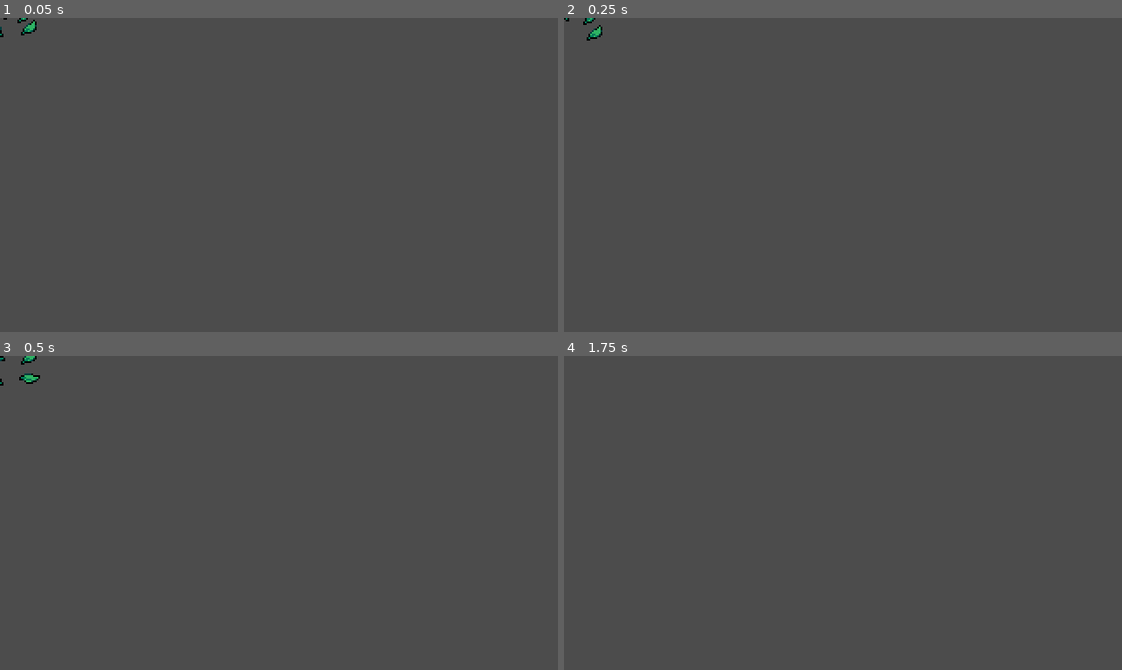
Above: before the commit, frames 1-4 (two rows, left to right).
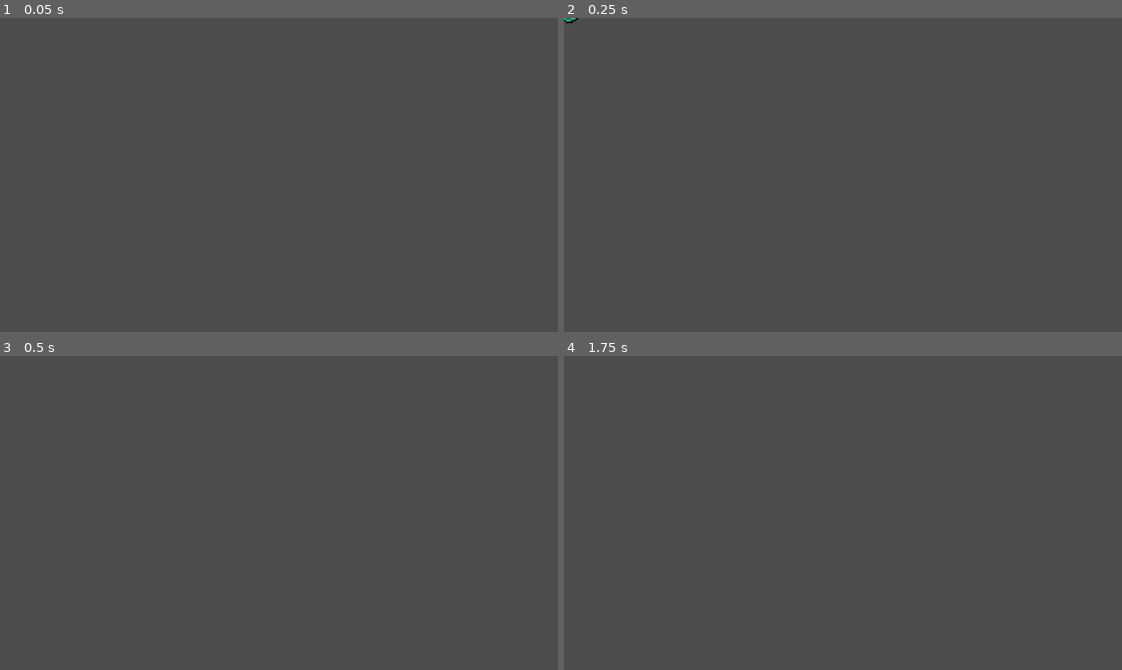
Above: after the commit, the same moments.

Repository: Toscan0/Godot-Misc
Game: Godot game, scene res://Effects/GrassEffect.tscn
The game is run twice, just before and just after one commit, with the same random seed, the same clock (stepped at 60 frames per second) and the same inputs. This scene is started directly instead of the project's main scene.
Inputs:
- Up to frame 1 (0.05 s): no input
- Up to frame 2 (0.25 s): no input
- Up to frame 3 (0.5 s): no input
- Up to frame 4 (1.75 s): hold Right (ui_right) 0.53-1.28 s; tap X (attack) at 0.6 s; hold Down (ui_down) from 1.28 s (still down); tap Z (roll) at 1.35 s

The runs differ from the first frame. In frame 1, 0.1% of the frame differs, in the area x 0-7%, y 0-7%; in frame 2, 0.1%; in frame 3, 0.2%, in the area x 0-8%, y 0-10%; in frame 4, nothing differs.

Commit message:
refactoring

Diff:
--- /dev/null
+++ b/Action RPG/Effects/Effect.gd
@@ -0,0 +1,10 @@
+extends AnimatedSprite
+
+func _ready():
+	connect("animation_finished", self, "_on_animation_finished")
+	frame = 0
+	play("Destroy")
+
+
+func _on_animation_finished():
+	queue_free()
--- a/Action RPG/Effects/GrassEffect.gd
+++ /dev/null
@@ -1,11 +0,0 @@
-extends Node2D
-
-onready var animatedSprite = $AnimatedSprite
-
-func _ready():
-	animatedSprite.frame = 0
-	animatedSprite.play("Destroy")
-
-
-func _on_AnimatedSprite_animation_finished():
-	queue_free()
--- a/Action RPG/Effects/GrassEffect.tscn
+++ b/Action RPG/Effects/GrassEffect.tscn
@@ -1,45 +1,39 @@
 [gd_scene load_steps=9 format=2]
 
-[ext_resource path="res://Effects/GrassEffect.png" type="Texture" id=1]
-[ext_resource path="res://Effects/GrassEffect.gd" type="Script" id=2]
+[ext_resource path="res://Effects/Effect.gd" type="Script" id=1]
+[ext_resource path="res://Effects/GrassEffect.png" type="Texture" id=2]
 
 [sub_resource type="AtlasTexture" id=1]
-atlas = ExtResource( 1 )
+atlas = ExtResource( 2 )
 region = Rect2( 0, 0, 32, 32 )
 
 [sub_resource type="AtlasTexture" id=2]
-atlas = ExtResource( 1 )
+atlas = ExtResource( 2 )
 region = Rect2( 32, 0, 32, 32 )
 
 [sub_resource type="AtlasTexture" id=3]
-atlas = ExtResource( 1 )
+atlas = ExtResource( 2 )
 region = Rect2( 64, 0, 32, 32 )
 
 [sub_resource type="AtlasTexture" id=4]
-atlas = ExtResource( 1 )
+atlas = ExtResource( 2 )
 region = Rect2( 96, 0, 32, 32 )
 
 [sub_resource type="AtlasTexture" id=5]
-atlas = ExtResource( 1 )
+atlas = ExtResource( 2 )
 region = Rect2( 128, 0, 32, 32 )
 
 [sub_resource type="SpriteFrames" id=6]
 animations = [ {
 "frames": [ SubResource( 1 ), SubResource( 2 ), SubResource( 3 ), SubResource( 4 ), SubResource( 5 ) ],
-"loop": false,
+"loop": true,
 "name": "Destroy",
-"speed": 5.0
+"speed": 15.0
 } ]
 
-[node name="GrassEffect" type="Node2D"]
-script = ExtResource( 2 )
-
-[node name="AnimatedSprite" type="AnimatedSprite" parent="."]
+[node name="GrassEffect" type="AnimatedSprite"]
+position = Vector2( 1, 0 )
 frames = SubResource( 6 )
 animation = "Destroy"
-frame = 4
-playing = true
-centered = false
 offset = Vector2( -8, -8 )
-
-[connection signal="animation_finished" from="AnimatedSprite" to="." method="_on_AnimatedSprite_animation_finished"]
+script = ExtResource( 1 )
